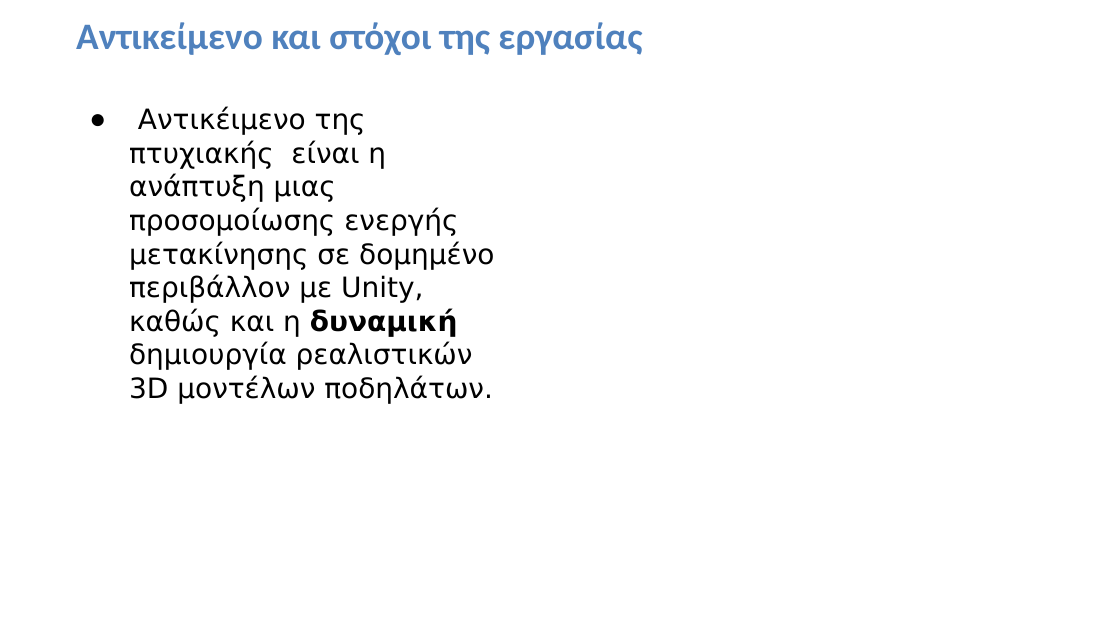
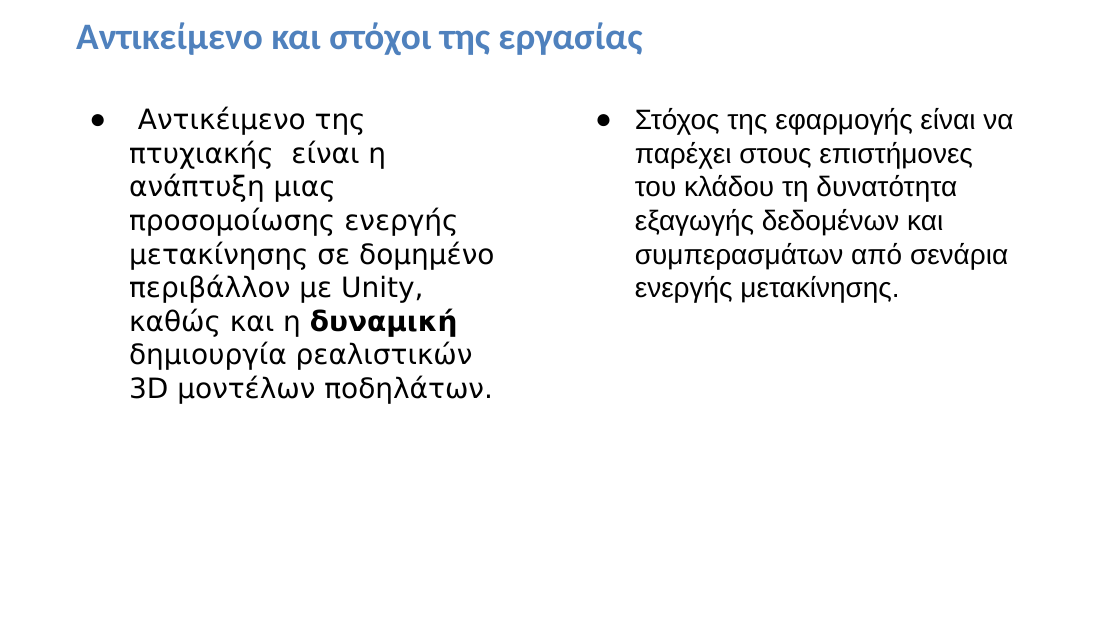
Before and after one commit to Theogoun/Thesis, a slide deck: slide 2 of Presentations/interim_presentation_template-ds.pptx. Drawn at 1120x630 pixels with LibreOffice and Linux fonts; fonts in the diff are those of the drawing; background and template pictures are left out. Boxes give left, top, right and bottom in pixels: in the first picture for what was removed or moved away, otherwise in the second. Text is boxed around its words. In the diff, an @@ line names an element or a change of style, - is before the commit and + after.

```diff
--- a/Presentations/interim_presentation_template-ds.pptx
+++ b/Presentations/interim_presentation_template-ds.pptx
@@ text added at <box>635,108,1013,302</box>, 18 pt, text #000000 @@
+● Στόχος της εφαρμογής είναι να παρέχει στους επιστήμονες του κλάδου τη δυνατότητα εξαγωγής δεδομένων και συμπερασμάτων από σενάρια ενεργής μετακίνησης.
```
Also in this commit, not shown: 2 other slides changed.
